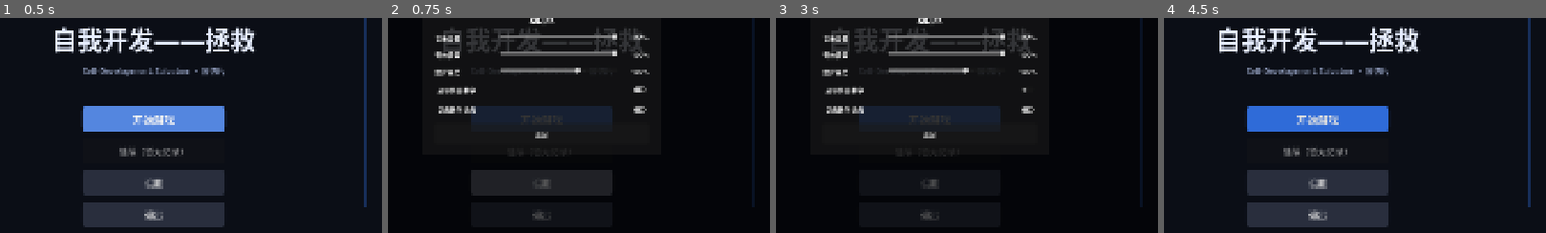
Above: before the commit, frames 1-4 (left to right).
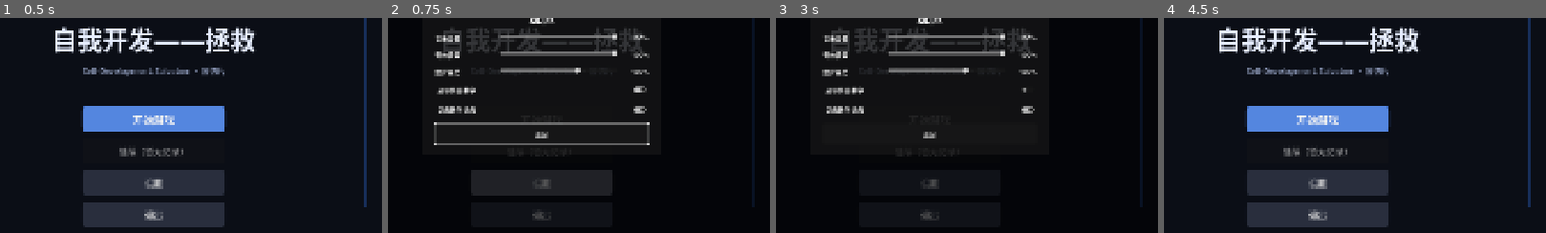
Above: after the commit, the same moments.

Repository: e-fity/self-development-salvation
Game: Godot game, scene res://scenes/ui/title.tscn
Same seed, same stepped clock (60 frames per second), same inputs: the game is played once before the commit and once after it.
Inputs (mouse positions are % of the whole screen's width and height, from its top left):
- Up to frame 1 (0.5 s): no input
- Up to frame 2 (0.75 s): click "设置" at 0.5 s
- Up to frame 3 (3 s): click (50, 51) at 1.25 s, where only the run before the commit has a clickable "开始游戏"; click (50, 51) at 2 s, where only the run before the commit has a clickable "开始游戏"; click "显示伤害数字" at 2.75 s
- Up to frame 4 (4.5 s): click "显示教学提示" at 3.5 s; click "返回" at 4.25 s
The pictures show only the part of the screen within x 30-80%, y 27-77%; the shares and areas given below are measured in that part.

Frame 1 is identical in both runs. In frame 2, 3.9% of the frame differs, in the area x 12-69%, y 40-60%; in frame 3, 2.6%; in frame 4, 4.3%, in the area x 21-59%, y 40-53%.

Commit message:
fix(game): Boss 判定取配置、计时改 delta、标题设置面板锁输入
P1-4: 三连/跳劈判定盒改读 combo.height / jump.height，新增 _combo_size/_combo_center/_jump_size/_jump_center。
P1-5: level.gd 删墙钟 start_msec，改 elapsed += delta，结算后停止累计。
P1-6: 标题页打开设置面板时置 _settings_open、禁用开始/继续、_unhandled_input 早退；面板返回按钮拿焦点。
P1-7: _transition 期间 _busy=true，结束恢复；_telegraph 的白色恢复加 not _invuln。
测试: 冒烟 61/61，门禁 15/15；文档同步到 61 条基线。

Diff:
--- a/game/scenes/enemies/boss.gd
+++ b/game/scenes/enemies/boss.gd
@@ -169,16 +169,15 @@
 func _move_combo(player: Node) -> void:
 	await _telegraph(
 		combo_telegraph * float(windup_scale[phase - 1]),
-		Vector2(_facing * combo_range * 0.5, -110.0),
-		Vector2(combo_range, 220.0)
+		_combo_center(),
+		_combo_size()
 	)
 	for i in combo_hits:
 		if _dead:
 			return
 		# 判定盒在身前（跟着朝向走），比「按距离」更像真的在砍
-		var center := global_position + Vector2(_facing * combo_range * 0.5, -110.0)
 		_flash_slash()
-		if _hits_player(center, Vector2(combo_range, 220.0)):
+		if _hits_player(global_position + _combo_center(), _combo_size()):
 			var dir := signi(int(player.global_position.x - global_position.x))
 			player.take_damage(combo_damage, dir)
 			Audio.play("boss_swing", -6.0)
@@ -186,12 +185,21 @@
 	await _wait(combo_tail)
 
 
+## 三连斩判定盒：宽 combo_range、高 combo_height（JSON 可调，不再写死 220）
+func _combo_size() -> Vector2:
+	return Vector2(combo_range, combo_height)
+
+
+func _combo_center() -> Vector2:
+	return Vector2(_facing * combo_range * 0.5, -combo_height * 0.5)
+
+
 func _move_jump(player: Node) -> void:
 	var lead_x: float = player.global_position.x
 	await _telegraph(
 		jump_telegraph * float(windup_scale[phase - 1]),
-		Vector2(lead_x - global_position.x, -90.0),
-		Vector2(jump_range * 2.0, 180.0)
+		Vector2(lead_x - global_position.x, -jump_height * 0.5),
+		_jump_size()
 	)
 	if _dead:
 		return
@@ -204,12 +212,20 @@
 	_jumping = false
 	velocity.x = 0.0
 
-	# 落点范围伤害：以落点为中心的一块矩形，和跳劈的地面圈大致对齐
-	var center := global_position + Vector2(0.0, -90.0)
-	if _hits_player(center, Vector2(jump_range * 2.0, 180.0)):
+	# 落点范围伤害：以落点为中心的一块矩形，高度同样走跳劈配置
+	if _hits_player(global_position + _jump_center(), _jump_size()):
 		player.take_damage(jump_damage, signi(int(player.global_position.x - global_position.x)))
 		Audio.play("hit_heavy", -4.0)
 	await _wait(jump_tail)
+
+
+## 跳劈落点判定：宽 jump_range*2、高 jump_height
+func _jump_size() -> Vector2:
+	return Vector2(jump_range * 2.0, jump_height)
+
+
+func _jump_center() -> Vector2:
+	return Vector2(0.0, -jump_height * 0.5)
 
 
 ## 挥砍的一道白光，让判定「看得见」
@@ -258,7 +274,7 @@
 	await _wait(seconds)
 	_aim.visible = false
 	_aim_line.visible = false
-	if not _dead:
+	if not _dead and not _invuln:   # 转换期的红色由 _transition 收尾，别被预警提前擦掉
 		modulate = Color.WHITE
 
 
@@ -303,6 +319,9 @@
 
 
 func _transition(new_phase: int) -> void:
+	# 转换期锁定：不然会出现「一边无敌一边起手」，玩家看到的预警和伤害对不上
+	var was_busy := _busy
+	_busy = true
 	phase = new_phase
 	Audio.play("boss_phase", -2.0)
 	_invuln = true
@@ -313,6 +332,7 @@
 		return
 	modulate = Color.WHITE
 	_invuln = false
+	_busy = was_busy
 	_atk_timer = minf(_atk_timer, 0.8)
 
 
--- a/game/scenes/levels/level.gd
+++ b/game/scenes/levels/level.gd
@@ -5,7 +5,8 @@
 
 var respawn_point := Vector2(0, 0)
 var gold := 0
-var start_msec := 0
+## 战斗用时：只累计帧 delta（暂停时 _process 不跑，暂停时间自然不算）
+var elapsed := 0.0
 
 var _taken := 0
 var _boss_seen := false
@@ -14,13 +15,20 @@
 
 func _ready() -> void:
 	add_to_group("level")
-	start_msec = Time.get_ticks_msec()
 	Audio.start_music()
 
 
-func _process(_delta: float) -> void:
+func _process(delta: float) -> void:
+	tick(delta)
 	_track_checkpoints()
 	_track_boss()
+
+
+## 计时入口单独拆出来，便于测试；结算后停止累计
+func tick(delta: float) -> void:
+	if _finished:
+		return
+	elapsed += delta
 
 
 func _track_checkpoints() -> void:
@@ -54,7 +62,6 @@
 
 func _show_results() -> void:
 	var player := get_tree().get_first_node_in_group("player")
-	var elapsed := (Time.get_ticks_msec() - start_msec) / 1000.0
 	var stats := {
 		"time": elapsed,
 		"hits": player.hits_taken if player != null else 0,
--- a/game/scenes/ui/settings_panel.gd
+++ b/game/scenes/ui/settings_panel.gd
@@ -58,6 +58,7 @@
 	back.custom_minimum_size = Vector2(0, 52)
 	back.pressed.connect(_close)
 	box.add_child(back)
+	back.grab_focus()
 
 
 ## min/max 是滑条范围（0–100 之类），存盘值 = 滑条值 * scale
--- a/game/scenes/ui/title.gd
+++ b/game/scenes/ui/title.gd
@@ -5,6 +5,8 @@
 const LEVEL_SCENE := "res://scenes/levels/level.tscn"
 
 var _continue_btn: Button
+var _start_btn: Button
+var _settings_open := false
 
 
 func _ready() -> void:
@@ -62,9 +64,9 @@
 	gap.custom_minimum_size = Vector2(0, 40)
 	box.add_child(gap)
 
-	var start := _make_button("开始游戏", 26, Color(0.184, 0.42, 0.847))
-	start.pressed.connect(_on_start)
-	box.add_child(start)
+	_start_btn = _make_button("开始游戏", 26, Color(0.184, 0.42, 0.847))
+	_start_btn.pressed.connect(_on_start)
+	box.add_child(_start_btn)
 
 	_continue_btn = _make_button("继续", 22, Color(0.16, 0.18, 0.24))
 	_continue_btn.pressed.connect(_on_start)
@@ -87,7 +89,7 @@
 	foot.horizontal_alignment = HORIZONTAL_ALIGNMENT_CENTER
 	add_child(foot)
 
-	start.grab_focus()
+	_start_btn.grab_focus()
 
 
 func _make_button(text: String, font_size: int, color: Color) -> Button:
@@ -129,10 +131,24 @@
 
 
 func _on_settings() -> void:
+	# 设置面板是模态的：期间禁用标题按钮，避免 Enter 触到仍有焦点的「开始」
+	_settings_open = true
+	_start_btn.disabled = true
+	_continue_btn.disabled = true
 	var panel := preload("res://scenes/ui/settings_panel.gd").new()
+	panel.closed.connect(_on_settings_closed)
 	add_child(panel)
 
 
+func _on_settings_closed() -> void:
+	_settings_open = false
+	_start_btn.disabled = false
+	_report_state()
+	_start_btn.grab_focus()
+
+
 func _unhandled_input(event: InputEvent) -> void:
+	if _settings_open:
+		return
 	if event.is_action_pressed("ui_accept"):
 		_on_start()
--- a/game/tests/smoke_test.gd
+++ b/game/tests/smoke_test.gd
@@ -11,7 +11,8 @@
 ##   Results  评价档位（S ≥ 90、A ≥ 70、否则 B）
 ##   Player   受伤、无敌帧、数值来源
 ##   Enemy    受击扣血、死亡标记
-##   Boss     血量、阶段转换、转换期无敌
+##   Level    战斗计时按 delta 累计、结算后停止
+##   Boss     血量、阶段转换、转换期无敌与锁定出招、判定盒尺寸
 
 var _passed := 0
 var _failed := 0
@@ -27,6 +28,7 @@
 	_check_results()
 	await _check_player()
 	await _check_enemy()
+	_check_level()
 	await _check_boss()
 
 	# 留一帧给延迟 free / tween / 计时器收尾，避免退出时报对象泄漏
@@ -234,16 +236,36 @@
 
 	_check_eq(float(boss.max_hp), 600.0, "Boss 血量取自数值表")
 	_check_eq(int(boss.phase), 1, "初始为第一阶段")
+	_check_eq(boss._combo_size(), Vector2(120.0, 160.0), "三连斩判定用 combo_height")
+	_check_eq(boss._jump_size(), Vector2(280.0, 180.0), "跳劈判定用 jump_height")
 
 	# 600 → 350 = 58.3%，越过 66% 阈值 → 进二阶段并无敌
 	boss.take_hit(250.0, 1, 0.0)
 	_check_eq(float(boss.hp), 350.0, "Boss 受伤扣血")
 	_check_eq(int(boss.phase), 2, "血量过阈值进二阶段")
+	_check(boss._busy, "阶段转换期间锁住出招")
 	boss.take_hit(50.0, 1, 0.0)
 	_check_eq(float(boss.hp), 350.0, "阶段转换无敌期不吃伤害")
 
+	await get_tree().create_timer(1.1, true, false, true).timeout
+	_check(not boss._invuln, "转换结束后解除无敌")
+	_check(not boss._busy, "转换结束后解除出招锁")
+
 	boss.queue_free()
 	await get_tree().process_frame
+
+
+# ---------------- Level ----------------
+func _check_level() -> void:
+	print("[Level] 战斗计时")
+	var level = load("res://scenes/levels/level.gd").new()
+	level.tick(0.25)
+	level.tick(0.25)
+	_check(is_equal_approx(level.elapsed, 0.5), "计时按帧 delta 累计（不受暂停墙钟影响）")
+	level.set("_finished", true)
+	level.tick(10.0)
+	_check(is_equal_approx(level.elapsed, 0.5), "结算后停止累计")
+	level.free()
 
 
 # ---------------- 测试辅助 ----------------
Not shown, changed: docs/代码审查报告.md
Not shown, changed: docs/代码规约.md
Not shown, changed: docs/工程规范.md
Not shown, changed: docs/架构与逻辑说明.md
